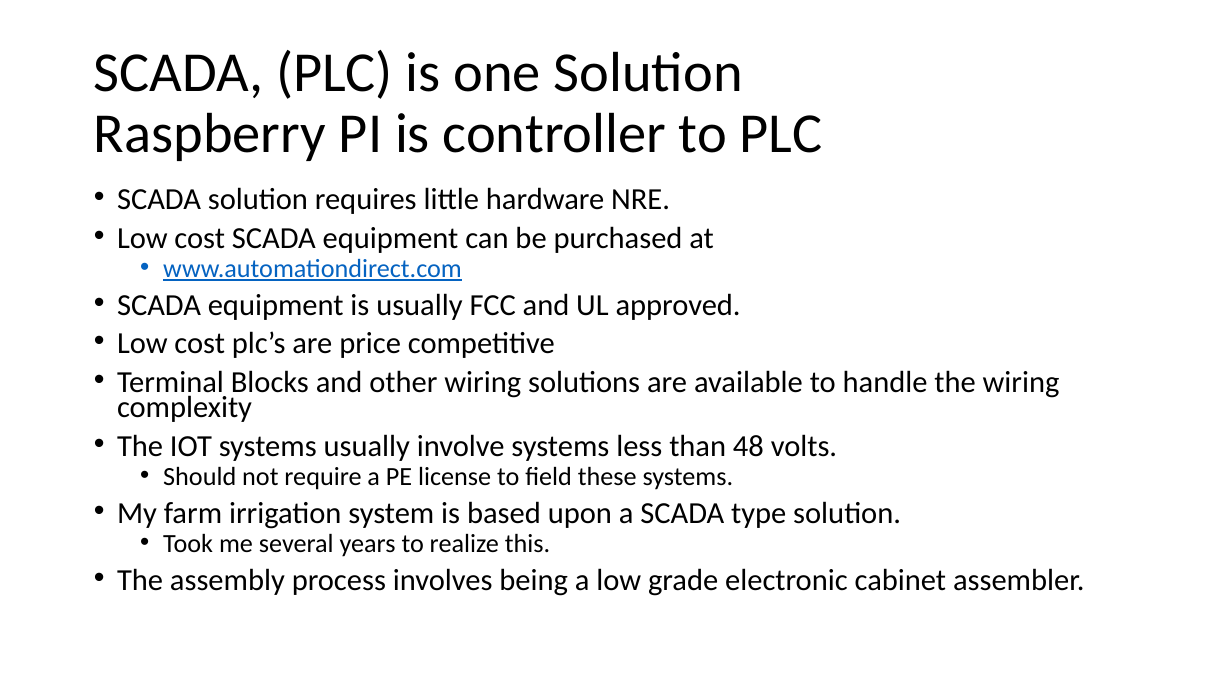
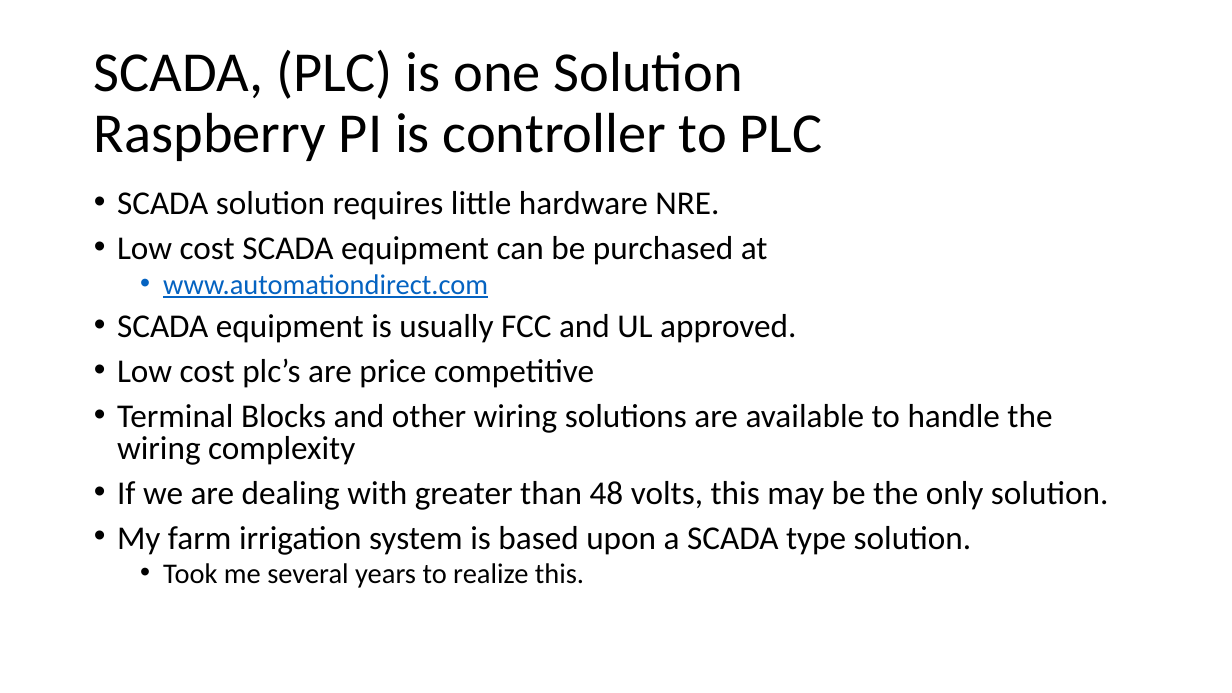
Before and after one commit to NanoDataCenter/nano_data_center, a slide deck: slide 5 of presentations/session_1/Embedded Track #1.pptx. Drawn at 1232x693 pixels with LibreOffice and Linux fonts; fonts in the diff are those of the drawing. Boxes give left, top, right and bottom in pixels: in the first picture for what was removed or moved away, otherwise in the second. Text is boxed around its words. In the diff, an @@ line names an element or a change of style, - is before the commit and + after.

Commit message:
feb 5 commit

```diff
--- a/presentations/session_1/Embedded Track #1.pptx
+++ b/presentations/session_1/Embedded Track #1.pptx
@@ text at [117, 191, 1052, 588]: size 23.8 to 25.9 pt in "SCADA solution requires little hardware NRE.", "Low cost SCADA equipment can be purchased ...", "SCADA equipment is usually FCC and UL ...", "Low cost plc’s are price competitive" and 2 more places; size 20.4 to 22.2 pt in "www.automationdirect.com", "Took me several years to realize this."; line spacing 0.7 to 0.8 @@
@@ text at [117, 481, 1109, 510]: text changed; size 23.8 to 25.9 pt @@
-• The IOT systems usually involve systems less than 48 volts.
-  • Should not require a PE license to field these systems.
+• If we are dealing with greater than 48 volts, this may be the only solution.
@@ text at [117, 568, 1085, 596]: paragraph removed @@
-• The assembly process involves being a low grade electronic cabinet assembler.
```
Also in this commit, not shown: 3 other slides changed, 13 slides added, 1 slide removed.
